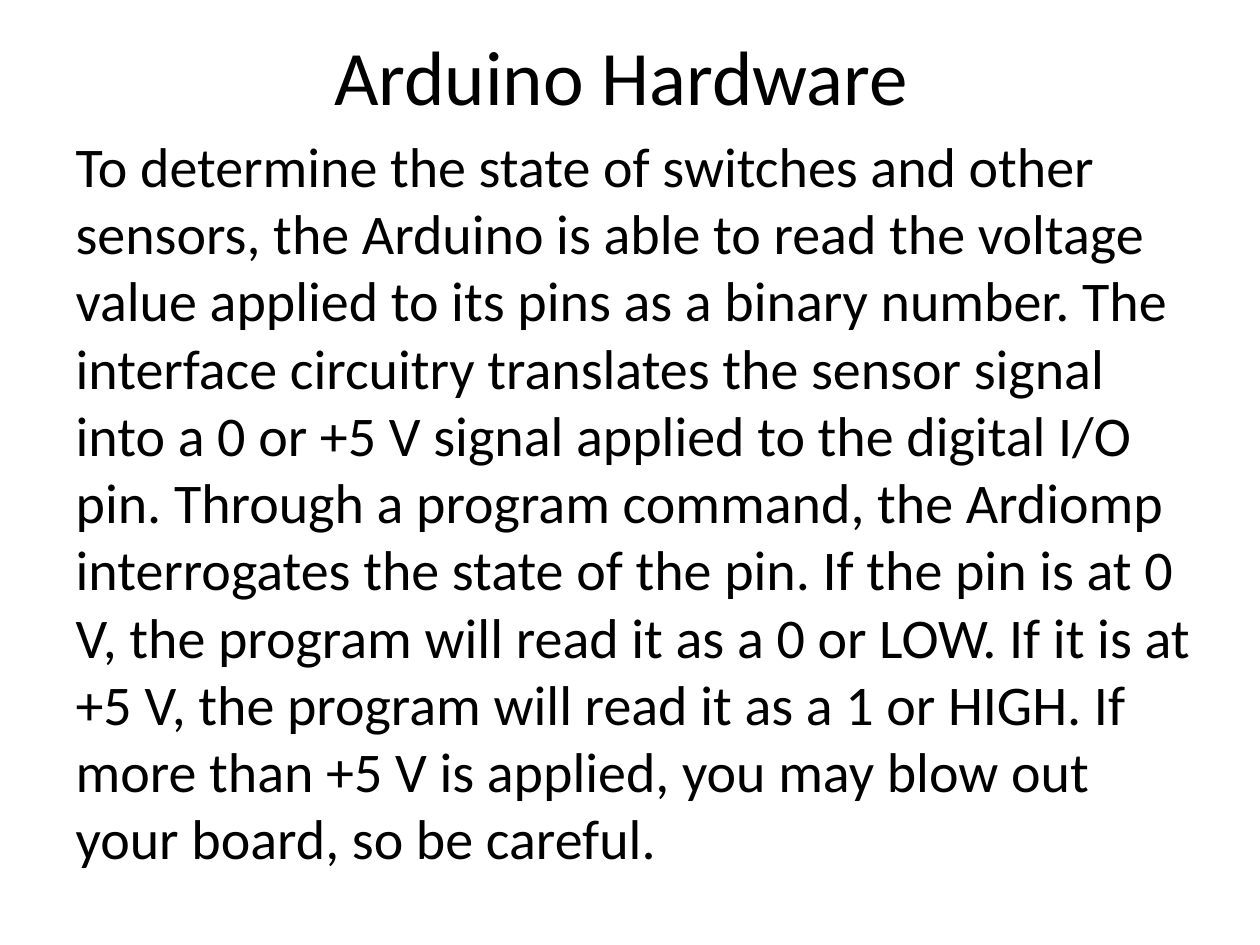
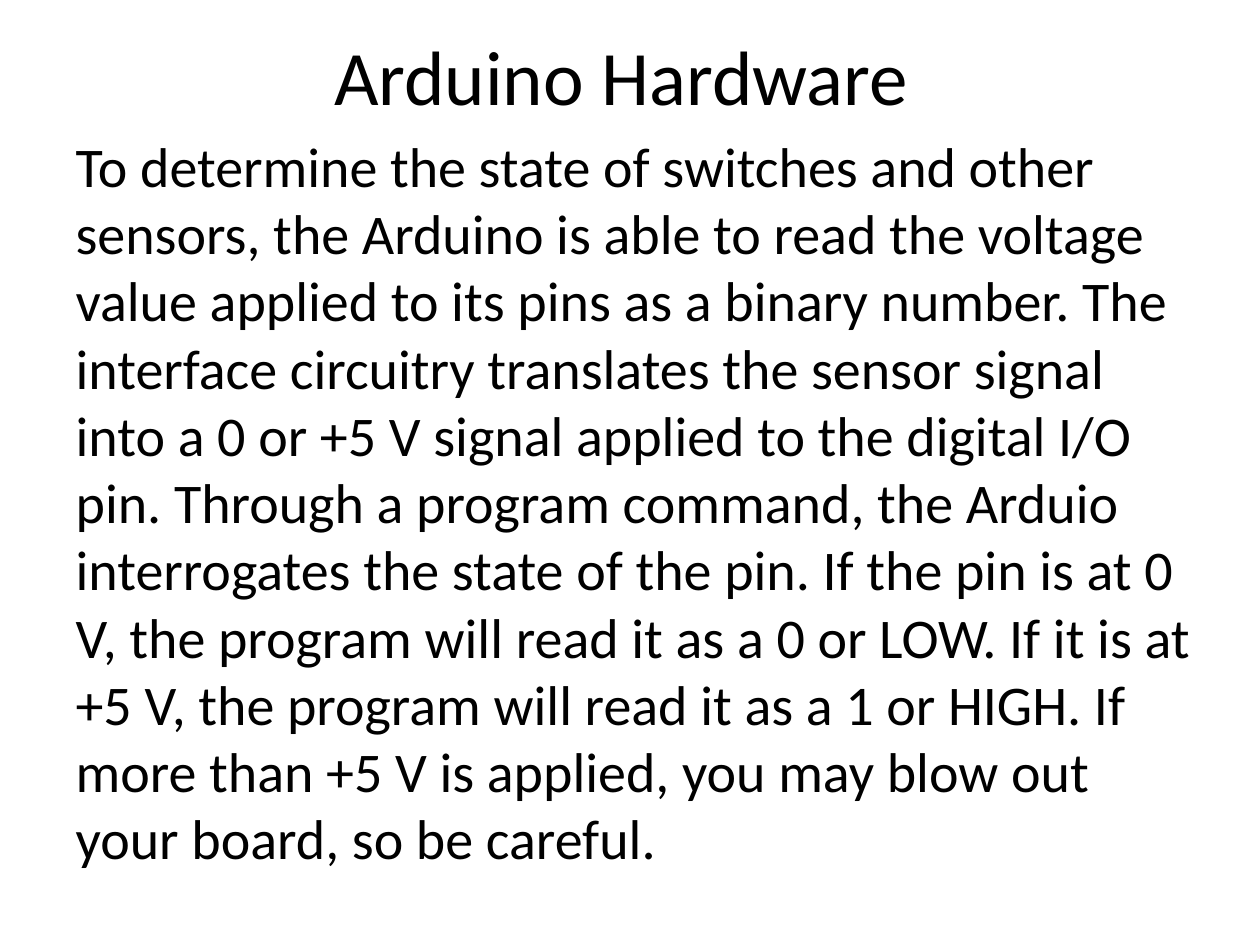
Before and after one commit to yuanpeiZ/aiclass, a slide deck: slide 47 of ppt/Arduino.pptx. Drawn at 1260x945 pixels with LibreOffice and Linux fonts; fonts in the diff are those of the drawing. Boxes give left, top, right and bottom in pixels: in the first picture for what was removed or moved away, otherwise in the second. Text is boxed around its words. In the diff, an @@ line names an element or a change of style, - is before the commit and + after.

```diff
--- a/ppt/Arduino.pptx
+++ b/ppt/Arduino.pptx
@@ text at <box>76,148,1190,868</box>: text changed @@
-To determine the state of switches and other sensors, the Arduino is able to read the voltage value applied to its pins as a binary number. The interface circuitry translates the sensor signal into a 0 or +5 V signal applied to the digital I/O pin. Through a program command, the Ardiomp interrogates the state of the pin. If the pin is at 0 V, the program will read it as a 0 or LOW. If it is at +5 V, the program will read it as a 1 or HIGH. If more than +5 V is applied, you may blow out your board, so be careful.
+To determine the state of switches and other sensors, the Arduino is able to read the voltage value applied to its pins as a binary number. The interface circuitry translates the sensor signal into a 0 or +5 V signal applied to the digital I/O pin. Through a program command, the Arduio interrogates the state of the pin. If the pin is at 0 V, the program will read it as a 0 or LOW. If it is at +5 V, the program will read it as a 1 or HIGH. If more than +5 V is applied, you may blow out your board, so be careful.
```
Also in this commit, not shown: 3 other slides changed.
